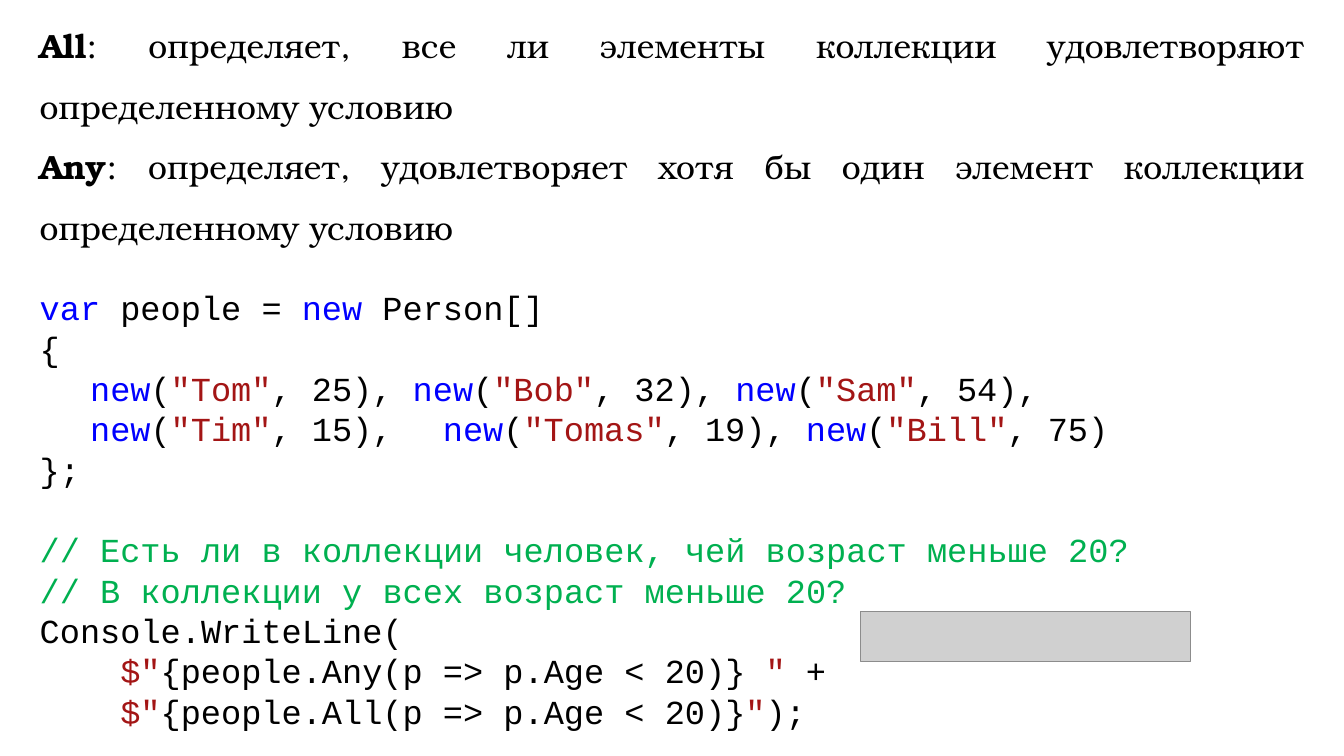
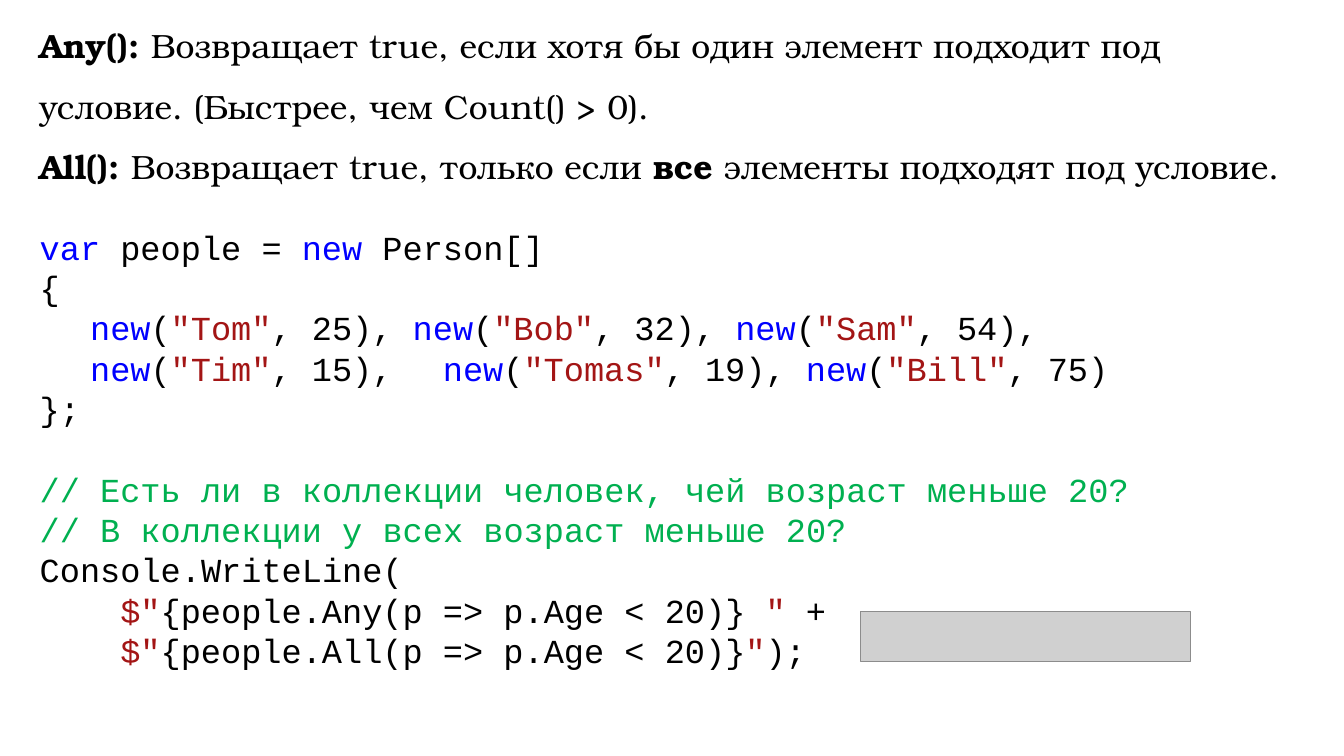
Before and after one commit to DaniilKlyukin/OOP-4, a slide deck: slide 21 of Лекции/ООП 1 лек 7.pptx (slide 11 before the commit). Drawn at 1344x756 pixels with LibreOffice and Linux fonts; fonts in the diff are those of the drawing; grey boxes stand for pictures. Boxes give left, top, right and bottom in pixels: in the first picture for what was removed or moved away, otherwise in the second. Text is boxed around its words. In the diff, an @@ line names an element or a change of style, - is before the commit and + after.

```diff
--- a/Лекции/ООП 1 лек 7.pptx
+++ b/Лекции/ООП 1 лек 7.pptx
@@ text at bbox=[40, 33, 1268, 187]: text changed @@
-All: определяет, все ли элементы коллекции удовлетворяют определенному условию
-Any: определяет, удовлетворяет хотя бы один элемент коллекции определенному условию
+Any(): Возвращает true, если хотя бы один элемент подходит под условие. (Быстрее, чем Count() > 0).
+All(): Возвращает true, только если все элементы подходят под условие.
```
Also in this commit, not shown: 3 other slides changed, 13 slides added, 2 slides removed.
